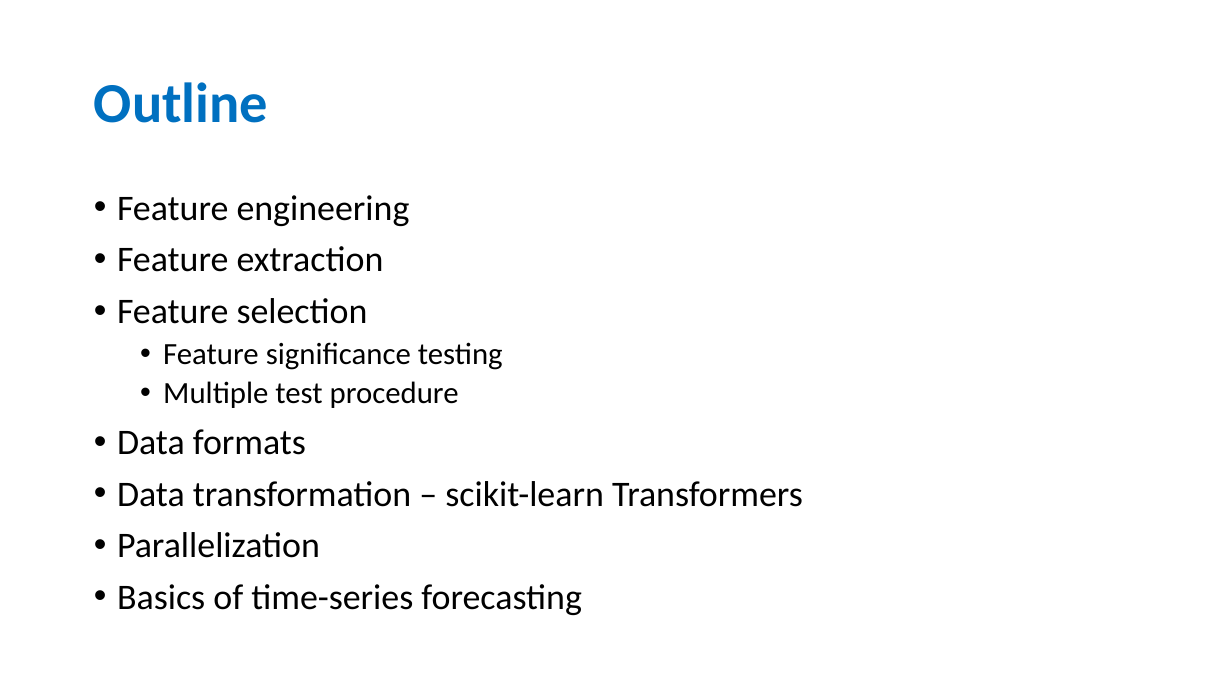
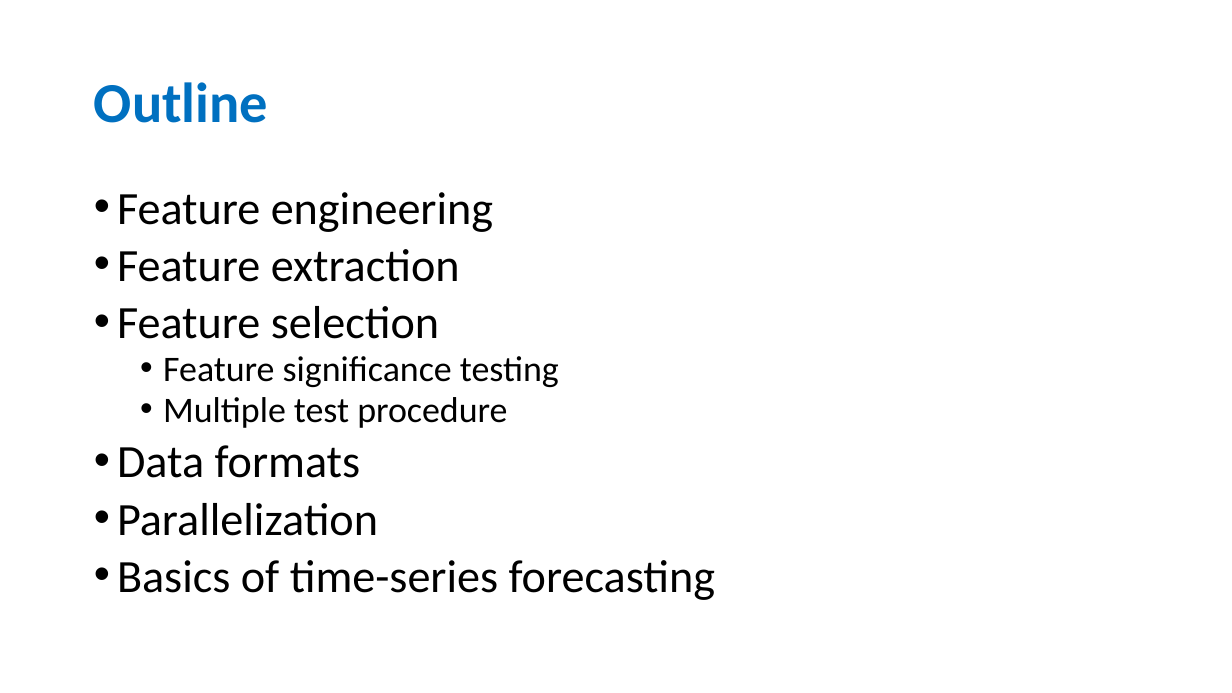
Before and after one commit to qingkaikong/SSA_Machine_Learning_2019, a slide deck: slide 2 of presentations/Feature_Engineering_ML_SSA19.pptx. Drawn at 1232x693 pixels with LibreOffice and Linux fonts; fonts in the diff are those of the drawing. Boxes give left, top, right and bottom in pixels: in the first picture for what was removed or moved away, otherwise in the second. Text is boxed around its words. In the diff, an @@ line names an element or a change of style, - is before the commit and + after.

Commit message:
Feature engineering presentation complete and datasets related to coding example added

```diff
--- a/presentations/Feature_Engineering_ML_SSA19.pptx
+++ b/presentations/Feature_Engineering_ML_SSA19.pptx
@@ text "Feature engineering" at (117,192,715,600): size 28 to 36 pt in "Feature engineering", "Feature extraction", "Feature selection", "Data formats" and 2 more places; size 24 to 28 pt in "Feature significance testing", "Multiple test procedure"; line spacing 0.9 to 0.8 @@
@@ text at (117,481,803,507): paragraph removed @@
-• Data transformation – scikit-learn Transformers
```
Also in this commit, not shown: 1 other slide changed, 1 slide added, 2 slides removed, 4 other files.
